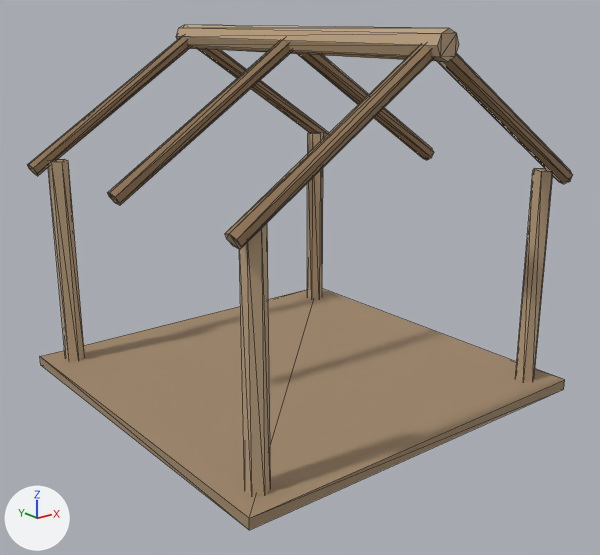
Before and after pictures for a commit that changed the glTF model assets/3d/models/building_trading_post_frame.glb.
Before and after are seen from a 50 mm camera at (-4.9, -6.23, 3.55) aimed at (-0.07, -0.19, 1.13). Lighting does not change. The marker at lower left points along +X, +Y and +Z. The picture after the commit comes second. Mesh edges are drawn as thin lines. Vertices at exactly the same position are counted once.

In view in the first picture: 'building_trading_post_frame'.
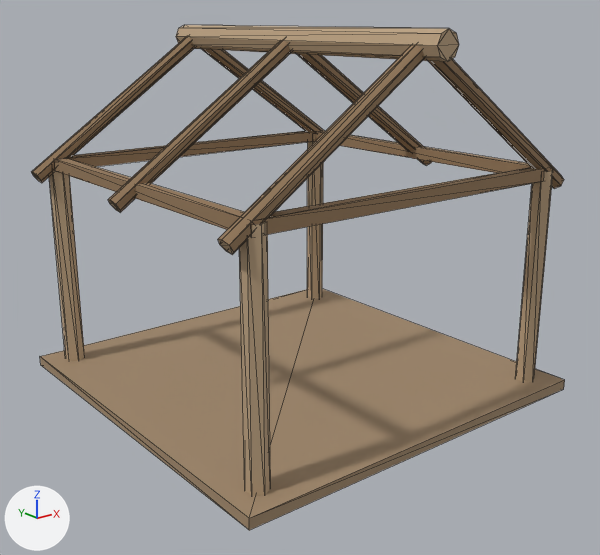
Pixel boxes [x1, y1, x2, y2] of what changed, in the pictures (600 x 555 px; the box of a moved part takes in the faces that stretch with it):
'building_trading_post_frame', reshaped
    before: [27, 25, 573, 530]
    after: [31, 25, 565, 530]
part 1 of me_building_trading_post_frame, added (brown)
    after: [264, 167, 545, 235]
part 2 of me_building_trading_post_frame, added (brown)
    after: [54, 158, 265, 229]
part 3 of me_building_trading_post_frame, added (brown)
    after: [68, 131, 315, 167]
part 4 of me_building_trading_post_frame, added (brown)
    after: [315, 131, 530, 173]
part 5 of me_building_trading_post_frame, moved or reshaped
    before: [27, 29, 573, 250]
    after: [31, 29, 564, 255]

Patch to the scene script:
```diff
--- a/assets/3d/models/building_trading_post_frame.glb.py
+++ b/assets/3d/models/building_trading_post_frame.glb.py
@@ me_building_trading_post_frame @@
 # used by ob_building_trading_post_frame; location = (0.0, 0.0, 0.0)
-me_building_trading_post_frame.from_pydata(...)  # 153 vertices, 264 faces; spans x -1.92..1.92, y -1.92..1.92, z 0.0..3.47
+me_building_trading_post_frame.from_pydata(...)  # 185 vertices, 312 faces; spans x -1.92..1.92, y -1.92..1.92, z 0.0..3.47
+# me_building_trading_post_frame part 1: a new loose piece, a box spanning x -1.71..1.71, y -1.71..-1.59, z 2.11..2.23, in mat_wood_dark (brown #957959)
+# me_building_trading_post_frame part 2: a new loose piece, a box spanning x -1.71..-1.59, y -1.71..1.71, z 2.11..2.23, in mat_wood_dark (brown #957959)
+# me_building_trading_post_frame part 3: a new loose piece, a box spanning x -1.71..1.71, y 1.59..1.71, z 2.11..2.23, in mat_wood_dark (brown #957959)
+# me_building_trading_post_frame part 4: a new loose piece, a box spanning x 1.59..1.71, y -1.71..1.71, z 2.11..2.23, in mat_wood_dark (brown #957959)
+# me_building_trading_post_frame part 5
+# 12 vertices are removed from x -1.92..1.86, y -1.81..1.82, z 2.06..3.41
+# 82 faces are deleted
+# 12 vertices in x -1.92..1.92, y -1.81..-1.66, z 2.06..2.18 move by (0.0, 0.09, -0.06)
+# 11 vertices in x -0.04..0.04, y -1.81..-1.66, z 3.29..3.41 move by (0.0, 0.09, 0.0)
+# 11 vertices in x -0.04..0.04, y 1.67..1.82, z 3.29..3.41 move by (0.0, -0.09, 0.0)
+# 9 vertices in x -1.9..1.92, y -0.07..0.08, z 2.06..2.18 move by (0.0, 0.0, -0.06)
+# 8 vertices in x -1.92..1.92, y 1.67..1.82, z 2.06..2.18 move by (0.0, -0.09, -0.06)
+# 5 vertices move from x -1.86..1.86, y -1.81..1.67, z 2.09 to x -1.86..1.86, y -1.72..1.58, z 2.04
+# 12 vertices are added at x -1.92..1.86, y -1.72..1.73, z 2.0..3.41
+# 52 new faces join them, mat_wood (beige #bca281)
+# 30 new faces join them, mat_wood_dark (brown #957959)
 me_building_trading_post_frame.materials.append(mat_earth)
```
